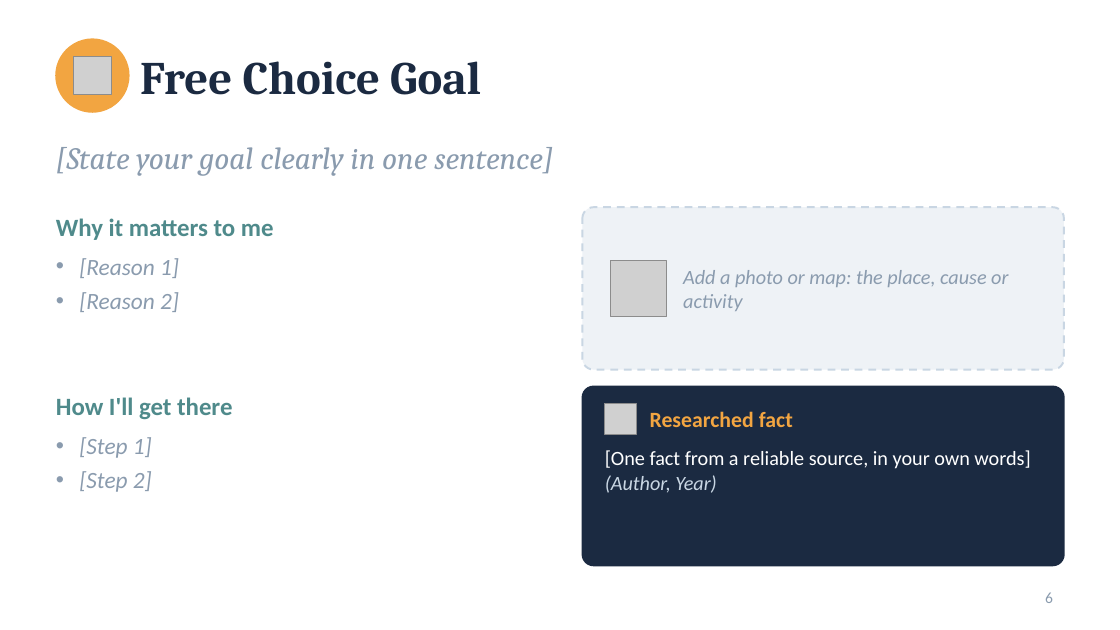
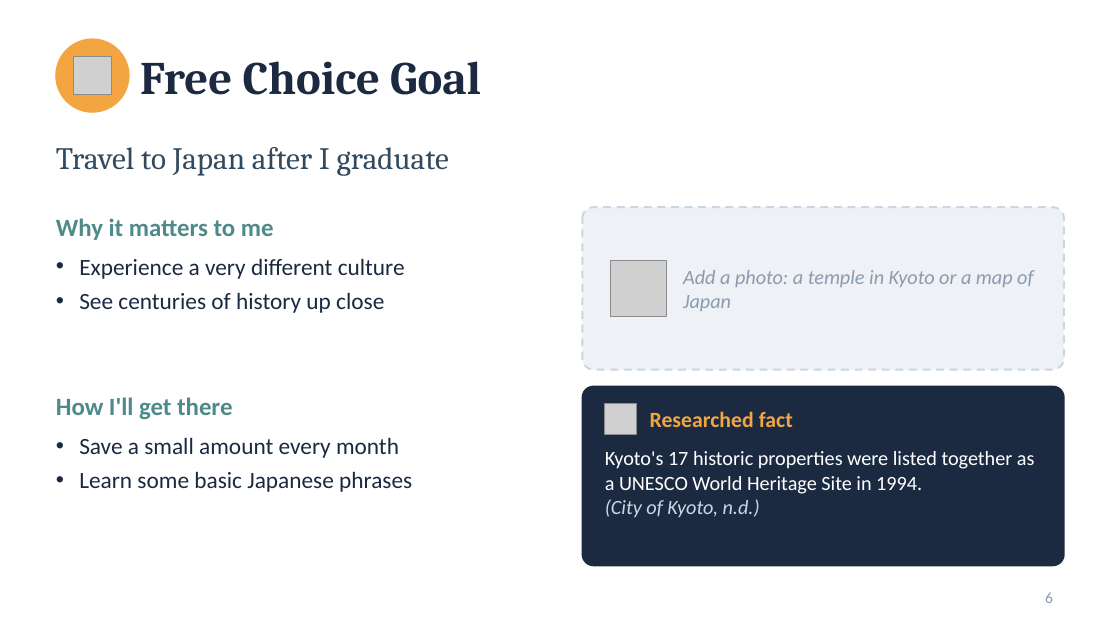
Before and after one commit to georgedeme/vault, a slide deck: slide 6 of Public/Uni/LAN100/02 - My Future Goals.pptx. Drawn at 1120x630 pixels with LibreOffice and Linux fonts; fonts in the diff are those of the drawing; grey boxes stand for pictures. Boxes give left, top, right and bottom in pixels: in the first picture for what was removed or moved away, otherwise in the second. Text is boxed around its words. In the diff, an @@ line names an element or a change of style, - is before the commit and + after.

```diff
--- a/Public/Uni/LAN100/02 - My Future Goals.pptx
+++ b/Public/Uni/LAN100/02 - My Future Goals.pptx
@@ text at bbox=[56, 147, 449, 176]: text changed; text colour #8A9BAE to #324A5F; italic off @@
-[State your goal clearly in one sentence]
+Travel to Japan after I graduate
@@ text at bbox=[79, 258, 405, 313]: text changed; text colour #8A9BAE to #1B2A41; italic off @@
-• [Reason 1]
-• [Reason 2]
+• Experience a very different culture
+• See centuries of history up close
@@ text at bbox=[683, 270, 1033, 311]: text changed @@
-Add a photo or map: the place, cause or activity
+Add a photo: a temple in Kyoto or a map of Japan
@@ text at bbox=[79, 437, 412, 492]: text changed; text colour #8A9BAE to #1B2A41; italic off @@
-• [Step 1]
-• [Step 2]
+• Save a small amount every month
+• Learn some basic Japanese phrases
@@ text at bbox=[605, 451, 1035, 518]: text changed @@
-[One fact from a reliable source, in your own words]
-(Author, Year)
+Kyoto's 17 historic properties were listed together as a UNESCO World Heritage Site in 1994.
+(City of Kyoto, n.d.)
```
Also in this commit, not shown: 6 other slides changed, 1 other file.
